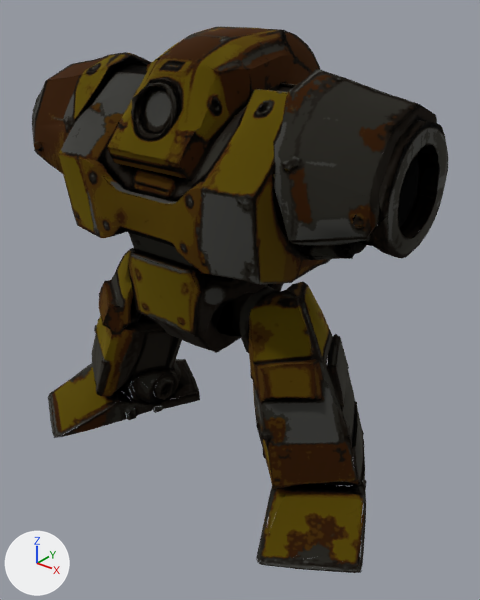
Before and after pictures for a commit that changed the glTF model art/parts_gen_scrap/ch_brute.glb.
Rendered twice from a camera (50 mm lens) standing at (0.572, -0.654, 0.669) and looking at (0.044, 0.007, 0.259). Every picture has the same lights, and +X, +Y and +Z are marked at lower left. The older version comes first. Where no turn or scale is listed for an object, it has been applied to the vertices. Vertices at exactly the same position are counted once.

In view in the first picture: 'ch_brute', 'limb_leg_l', 'limb_leg_r'.
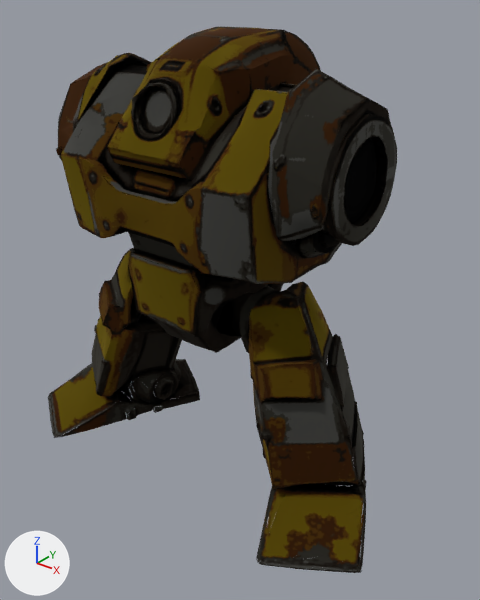
Location of each change, (x1, y1, x2, y2) in pixels of the pictures (480 x 600 px; the box of a moved part takes in the faces that stretch with it):
'ch_brute', reshaped (18% narrower)
    before: (32, 27, 448, 392)
    after: (56, 27, 397, 392)
part 1 of me_ch_brute, moved or reshaped
    before: (379, 144, 439, 239)
    after: (344, 136, 387, 227)
part 2 of me_ch_brute, moved or reshaped
    before: (192, 69, 448, 285)
    after: (192, 69, 397, 284)
part 3 of me_ch_brute, moved or reshaped
    before: (32, 52, 208, 238)
    after: (56, 53, 208, 238)

The change in detail:
me_ch_brute is used by ob_ch_brute; location (0.0, 0.0, 0.2).
me_ch_brute had 5556 vertices, 5931 faces and spanned x -0.292..0.292, y -0.131..0.161, z -0.005..0.41.
me_ch_brute now has 5556 vertices, 5931 faces and spans x -0.228..0.228, y -0.131..0.161, z -0.005..0.41.
me_ch_brute part 1: the loose piece of 52 vertices spanning x 0.267..0.291, y -0.045..0.051, z 0.211..0.314 is scaled about its middle by (0.55, 1, 1), then moved by (-0.058, 0.0, 0.0).
me_ch_brute part 2: 839 of the vertices in x 0.151..0.292, y -0.121..0.128, z 0.145..0.378 are scaled about their middle by (0.55, 1, 1), then moved by (-0.032, 0.0, 0.0).
me_ch_brute part 3: 764 of the vertices in x -0.292..-0.151, y -0.121..0.128, z 0.141..0.376 are scaled about their middle by (0.55, 1, 1), then moved by (0.032, 0.0, 0.0).
Other edits to the shape of me_ch_brute do not show in these pictures.
